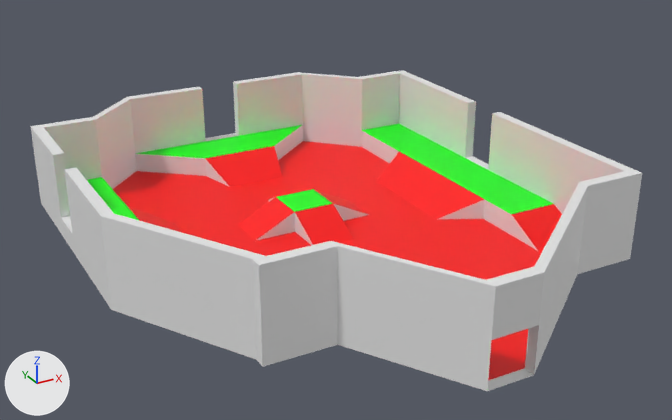
One commit to the glTF model Voronomir/Assets/Modelos/M1E1/Sala1.glb: the scene before it, then after it.
Both versions are drawn from a 50 mm lens placed at (-36.3, -72.2, 36.4), pointed at (5.6, 4.0, -1.7). Every picture has the same lights, and +X, +Y and +Z are marked at lower left. Vertices at the same position are counted once.

In view in the first picture: 'Sala1'.
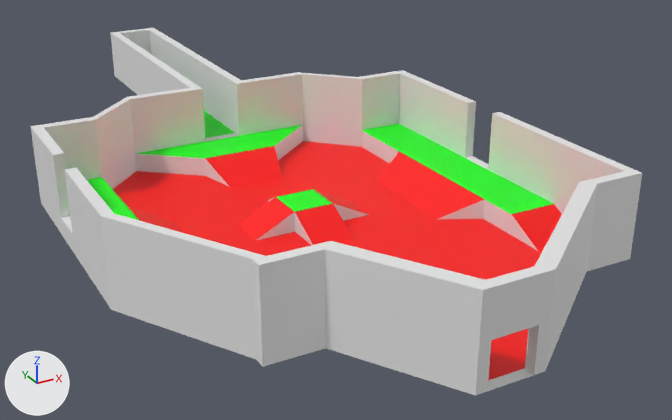
What differs and where, as boxes [x1, y1, x2, y2] in the pictures (672 x 420 px):
'Sala1', reshaped (15% taller)
    before: [30, 70, 642, 391]
    after: [30, 28, 642, 396]
part 1 of me_sala1, built on
    before: [128, 72, 633, 391]
    after: [110, 28, 633, 396]

Diff of the bpy script that builds the scene:
```diff
--- a/Voronomir/Assets/Modelos/M1E1/Sala1.glb.py
+++ b/Voronomir/Assets/Modelos/M1E1/Sala1.glb.py
@@ me_sala1 @@
 # used by ob_sala1; location = (0.0, 0.0, 0.0)
-me_sala1.from_pydata(...)  # 195 vertices, 361 faces; spans x -21.0..21.0, y -31.0..21.0, z 0.0..8.0
+me_sala1.from_pydata(...)  # 221 vertices, 403 faces; spans x -21.0..21.0, y -31.0..51.0, z 0.0..8.0
+# me_sala1 part 1
+# 2 vertices are removed from x -2.0..2.0, y 21.0, z 0.0
+# 26 faces are deleted
+# 3 vertices in x -8.0, y -21.0, z 0.0..8.0 move by (-1.0, 0.0, 0.0)
+# 3 vertices in x 15.0, y -21.0, z 0.0..8.0 move by (1.0, 0.0, 0.0)
+# 10 vertices are added at x -3.0..3.0, y 21.0..51.0, z 0.0..8.0
+# 5 new vertices lie (1.0, 0.0, 0.0) away from vertices in x 2.0, y -31.0..50.0, z 0.0..8.0
+# 5 new vertices lie (-1.0, 0.0, 0.0) away from vertices in x -2.0, y -31.0..50.0, z 0.0..8.0
+# 8 new vertices lie (0.0, 0.0, -6.0) away from vertices in x -3.0..3.0, y 21.0..51.0, z 8.0
+# 66 new faces join them, mat_muro (white #e7e7e7)
+# 2 new faces join them, mat_piso1 (green #00ff00)
 me_sala1.materials.append(mat_muro)
```
